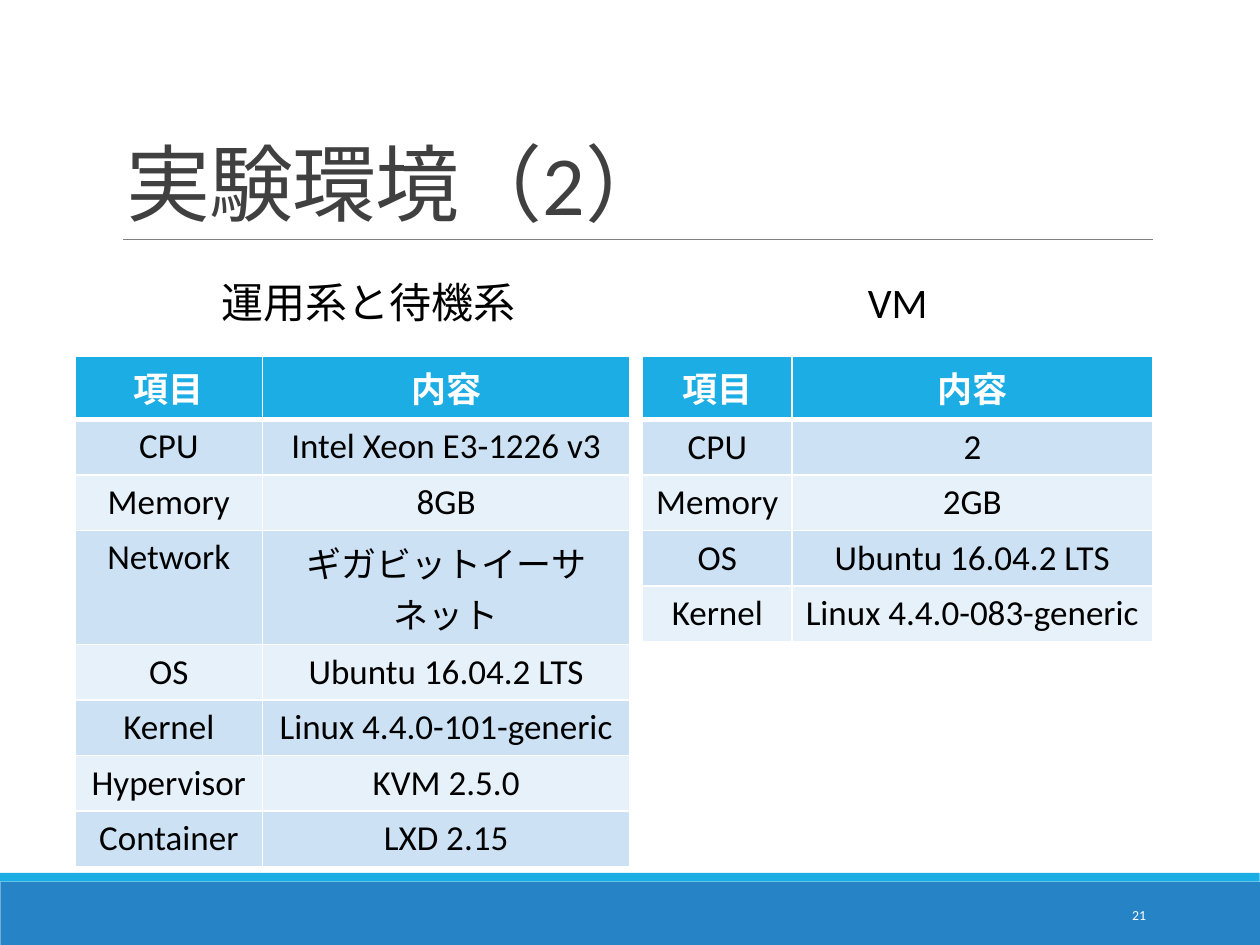
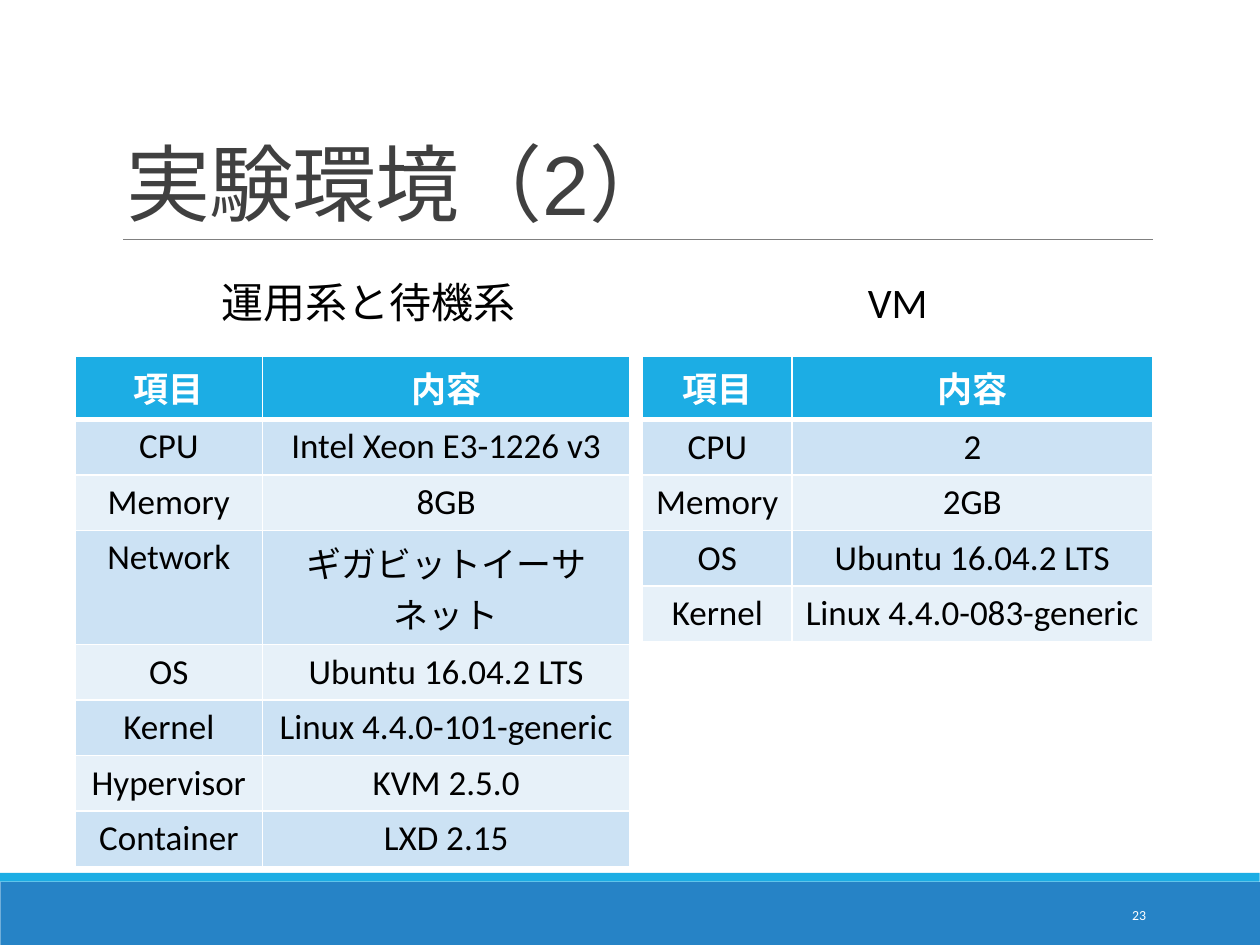
Before and after one commit to Kota0823/Document, a slide deck: slide 23 of 輪講2019-1_鈴木洸太.pptx (slide 21 before the commit). Drawn at 1260x945 pixels with LibreOffice and Linux fonts; fonts in the diff are those of the drawing. Boxes give left, top, right and bottom in pixels: in the first picture for what was removed or moved away, otherwise in the second. Text is boxed around its words. In the diff, an @@ line names an element or a change of style, - is before the commit and + after.

```diff
--- a/輪講2019-1_鈴木洸太.pptx
+++ b/輪講2019-1_鈴木洸太.pptx
@@ title "実験環境（2）" at (x1=126, y1=143, x2=673, y2=223): font Calibri to Arial @@
@@ page number at (x1=1132, y1=911, x2=1146, y2=920): text changed @@
-21
+23
```
Also in this commit, not shown: 30 other slides changed, 2 slides added.
